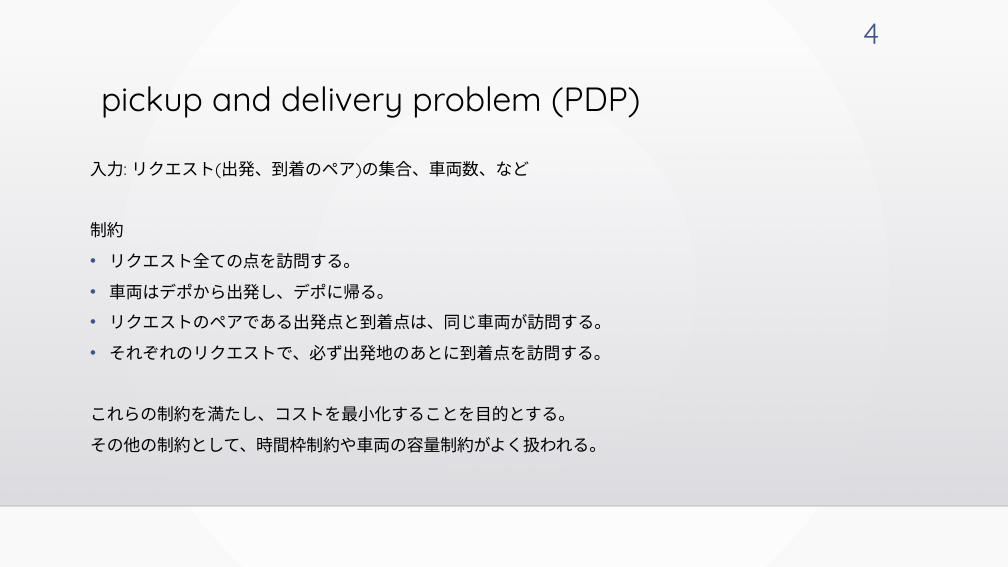
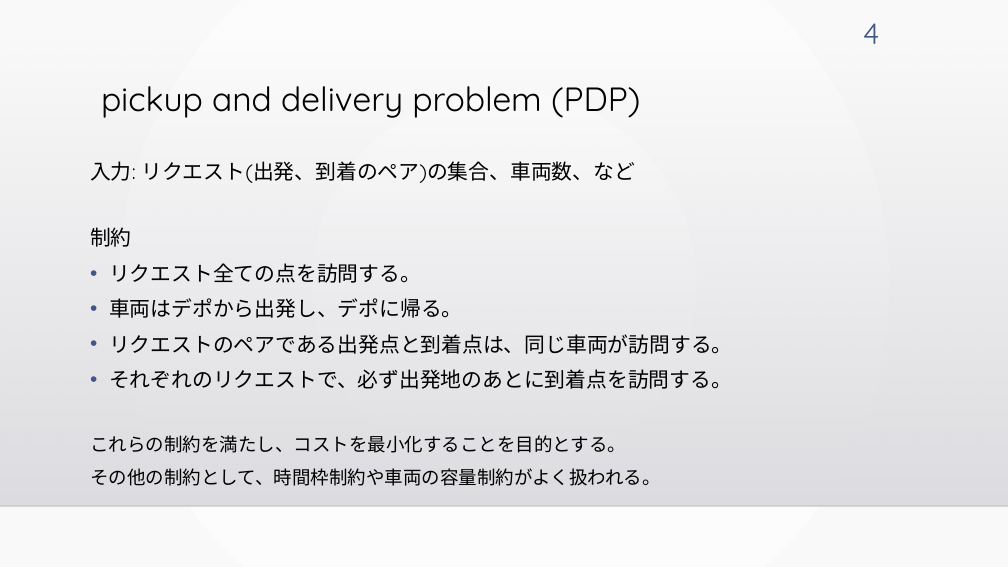
Before and after one commit to kotaro400/DARP, a slide deck: slide 4 of 卒論発表_10分用.pptx. Drawn at 1008x567 pixels with LibreOffice and Linux fonts; fonts in the diff are those of the drawing; background and template pictures are left out. Boxes give left, top, right and bottom in pixels: in the first picture for what was removed or moved away, otherwise in the second. Text is boxed around its words. In the diff, an @@ line names an element or a change of style, - is before the commit and + after.

```diff
--- a/卒論発表_10分用.pptx
+++ b/卒論発表_10分用.pptx
@@ text "入力: リクエスト(出発、到着のペア)の集合、車両数、など" at (90, 161, 733, 486): size 16 to 19.8 pt in "入力: リクエスト(出発、到着のペア)の集合、車両数、など", "制約", "リクエスト全ての点を訪問する。", "車両はデポから出発し、デポに帰る。" and 2 more places; size 16 to 17.6 pt in "これらの制約を満たし、コストを最小化することを目的とする。", "その他の制約として、時間枠制約や車両の容量制約がよく扱われる。" @@
```
Also in this commit, not shown: 12 other slides changed, 1 slide added, 2 slides removed.
